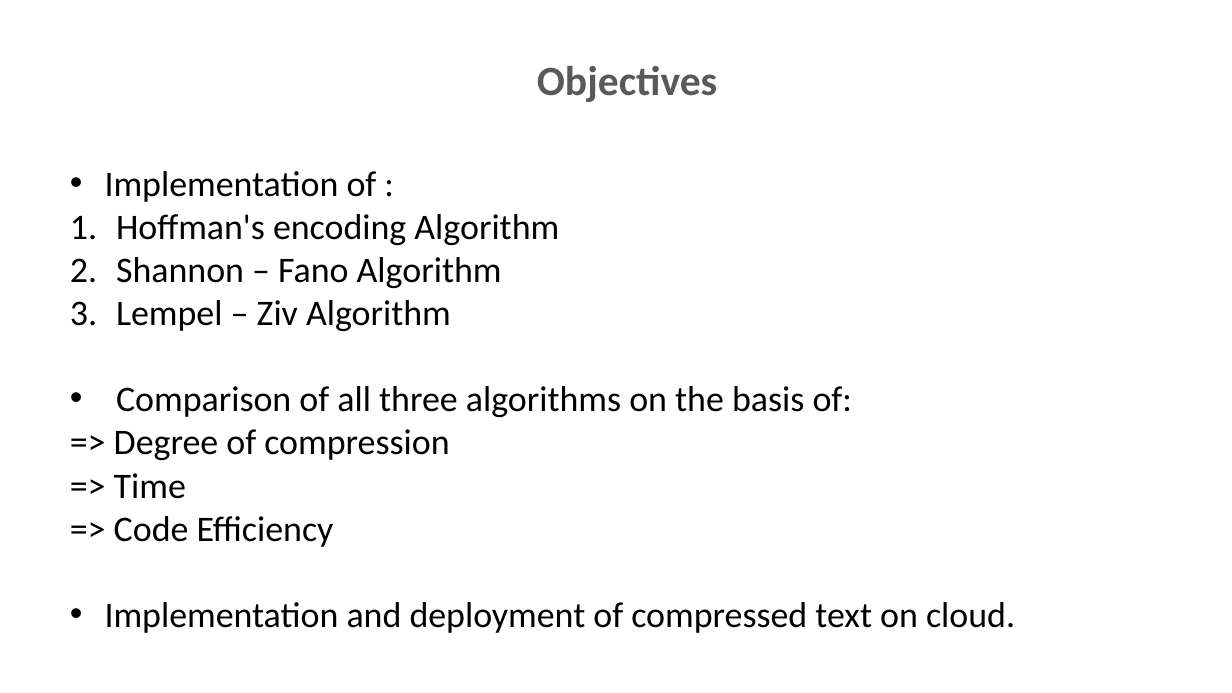
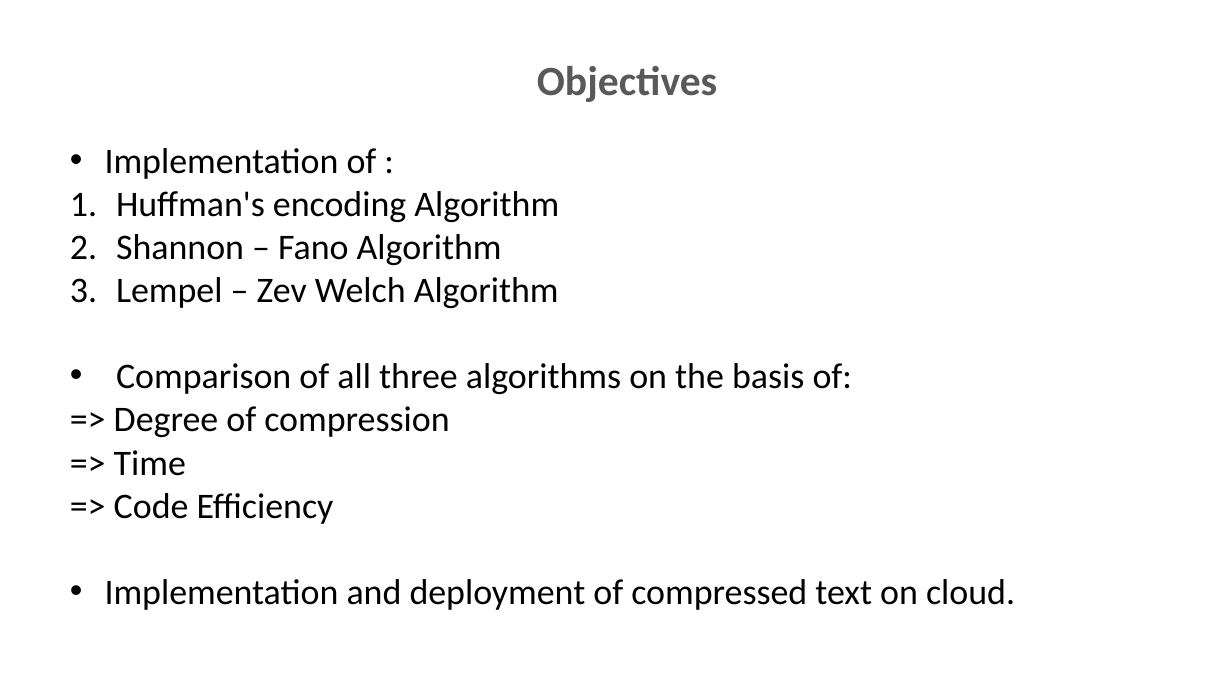
Before and after one commit to ashiagarwal73/Comparision-and-implementation-of-Compression-Algorithms, a slide deck: slide 7 of PodHandler.pptx. Drawn at 1232x693 pixels with LibreOffice and Linux fonts; fonts in the diff are those of the drawing; background and template pictures are left out. Boxes give left, top, right and bottom in pixels: in the first picture for what was removed or moved away, otherwise in the second. Text is boxed around its words. In the diff, an @@ line names an element or a change of style, - is before the commit and + after.

```diff
--- a/PodHandler.pptx
+++ b/PodHandler.pptx
@@ text "Implementation of :": place and size @@
-text "Implementation of :" at (105, 171, 1015, 633)
+text "Implementation of :" at (105, 148, 1015, 610)
@@ text at (116, 191, 559, 222): text changed @@
-1. Hoffman's encoding Algorithm
+1. Huffman's encoding Algorithm
@@ text at (116, 277, 559, 308): text changed @@
-3. Lempel – Ziv Algorithm
+3. Lempel – Zev Welch Algorithm
```
Also in this commit, not shown: 8 other slides changed.
